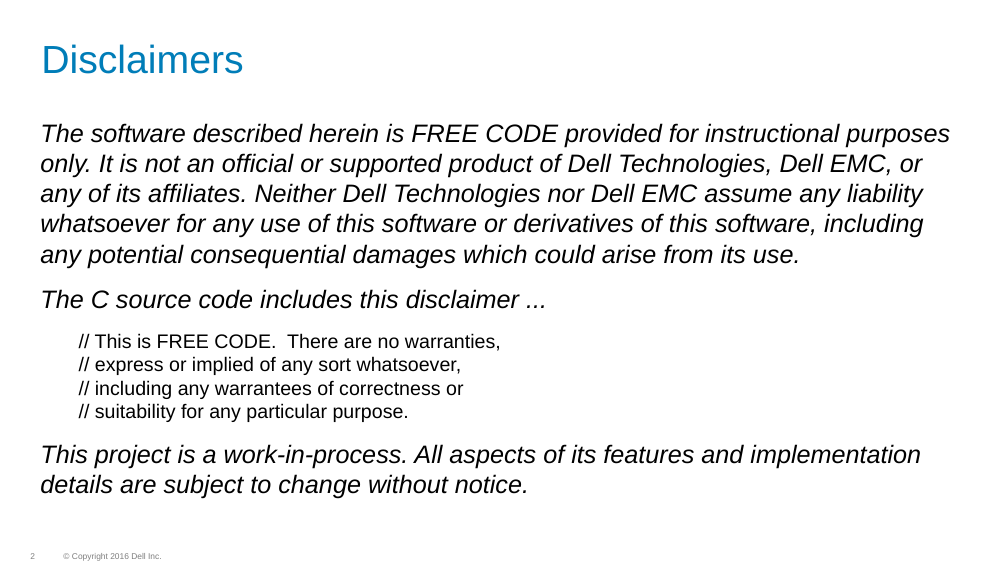
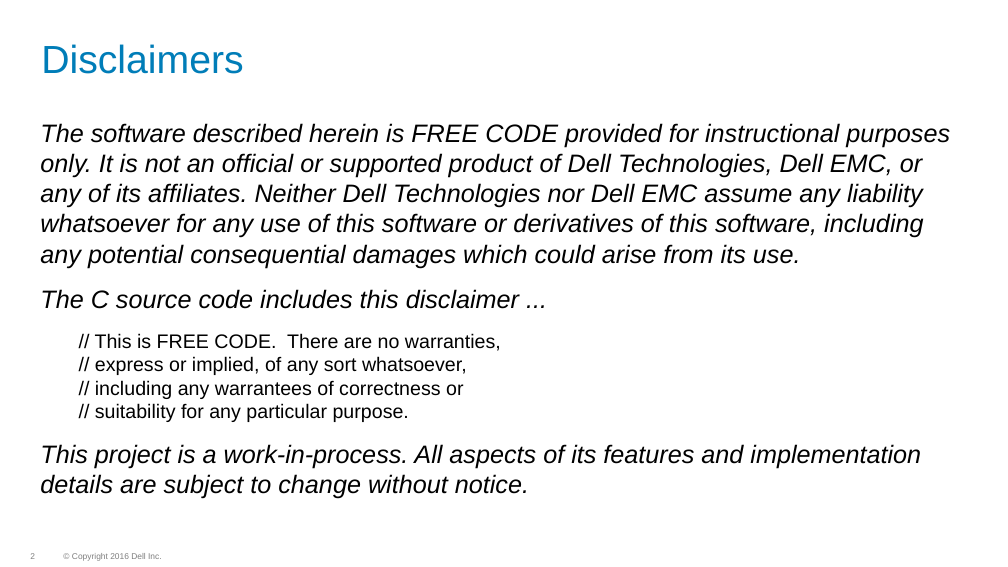
Before and after one commit to WhizBob/pwalk, a slide deck: slide 2 of doc/pwalk_slides.pptx. Drawn at 1008x567 pixels with LibreOffice and Linux fonts; fonts in the diff are those of the drawing; background and template pictures are left out. Boxes give left, top, right and bottom in pixels: in the first picture for what was removed or moved away, otherwise in the second. Text is boxed around its words. In the diff, an @@ line names an element or a change of style, - is before the commit and + after.

```diff
--- a/doc/pwalk_slides.pptx
+++ b/doc/pwalk_slides.pptx
@@ text at <box>95,356,467,375</box>: text changed @@
-  // express or implied of any sort whatsoever,
+  // express or implied, of any sort whatsoever,
```
Also in this commit, not shown: 6 other slides changed.
